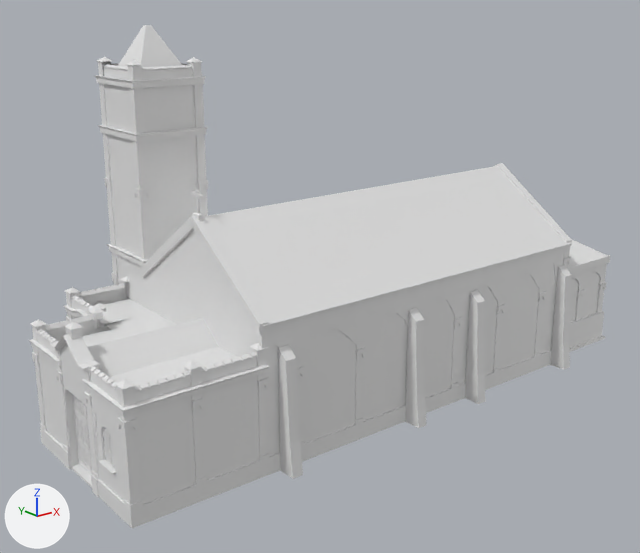
The Blender file Utils/Modelos/igreja matriz.blend: old version first, new version second.
Before and after are seen from a 50 mm camera at (-24.8, -38.9, 22.2) aimed at (6.1, -0.2, 6.7). Every picture has the same lights, and +X, +Y and +Z are marked at lower left.
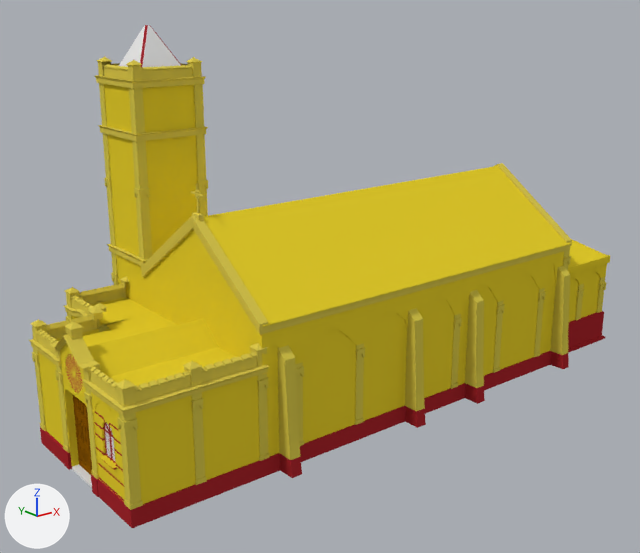
Changed parts and their boxes (x1, y1, x2, y2) in the pictures (640 x 553 px; the box of a moved part takes in the faces that stretch with it):
'Cube.001', recoloured (white to yellow)
    both: (30, 56, 268, 407)
'Cube.005', shown
    after: (64, 353, 83, 395)
'Cube.003', deleted
    before: (191, 184, 204, 214)
part 1 of me_cube_003, added (brown)
    after: (73, 395, 92, 475)
part 2 of me_cube_003, deleted
    before: (279, 345, 303, 479)
part 3 of me_cube_003, deleted
    before: (405, 308, 427, 428)
part 4 of me_cube_003, deleted
    before: (465, 290, 486, 404)
part 5 of me_cube_003, deleted
    before: (550, 266, 571, 370)
part 6 of me_cube_004, added (yellow)
    after: (550, 266, 570, 369)
part 7 of me_cube_004, added (yellow)
    after: (278, 345, 302, 478)
part 8 of me_cube_004, added (yellow)
    after: (405, 308, 426, 428)
part 9 of me_cube_004, added (yellow)
    after: (465, 290, 485, 404)
part 10 of me_cube_004, recoloured (white to yellow)
    both: (32, 83, 606, 510)
part 11 of me_cube_004, recoloured (white to red)
    both: (63, 449, 99, 497)
part 12 of me_plane, added
    after: (191, 184, 204, 214)
part 13 of me_plane, recoloured (white to yellow)
    both: (29, 75, 572, 416)
part 14 of me_cube_001, rebuilt
    before: (118, 25, 182, 67)
    after: (119, 25, 181, 67)
part 15 of me_cube_001, moved or reshaped
    both: (38, 343, 125, 501)
part 16 of me_cube_001, recoloured (white to yellow)
    both: (40, 84, 610, 504)
part 17 of me_cube_001, recoloured (white to red)
    both: (40, 311, 605, 528)

Diff of the bpy script that builds the scene:
```diff
--- a/Utils/Modelos/igreja matriz.blend.py
+++ b/Utils/Modelos/igreja matriz.blend.py
@@ mat_material_003 @@
+mat_material_003 = diffuse_material('Material.003')
+mat_material_003.base_color = (0.386, 0.0212, 0.0273)  # red #a7282e
@@ mat_material_005 @@
+mat_material_005 = diffuse_material('Material.005')
+mat_material_005.base_color = (0.8, 0.627, 0.0256)  # yellow #e7cf2c
@@ mat_material_008 @@
+mat_material_008 = diffuse_material('Material.008')
+mat_material_008.base_color = (0.698, 0.572, 0.076)  # yellow #dac74e
@@ mat_material_010 @@
+mat_material_010 = diffuse_material('Material.010')
+mat_material_010.base_color = (0.386, 0.0212, 0.0273)  # red #a7282e
@@ mat_material_007 @@
+mat_material_007 = diffuse_material('Material.007')
+mat_material_007.base_color = (0.687, 0.578, 0.072)  # yellow #d8c84c
@@ me_cube_003 @@
 # used by ob_cube_002; location = (-1.16, -9.86, 1.52); scale = (1.83, 1.83, 6.87)
-me_cube_003.from_pydata(...)  # 48 vertices, 32 faces; spans x -0.48..11.43, y 0.84..1.41, z -0.21..0.73
+me_cube_003.from_pydata(...)  # 598 vertices, 552 faces; spans x -9.63..-9.34, y -3.33..-0.75, z -0.88..3.38
+# me_cube_003 part 1: 598 vertices added at x -9.63..-9.34, y -3.33..-0.75, z -0.88..3.38
+# me_cube_003 part 2: 12 vertices removed from x -0.48..-0.14, y 0.84..1.41, z -0.21..0.73
+# me_cube_003 part 3: 12 vertices removed from x 4.16..4.49, y 0.84..1.41, z -0.21..0.73
+# me_cube_003 part 4: 12 vertices removed from x 6.78..7.11, y 0.84..1.41, z -0.21..0.73
+# me_cube_003 part 5: 12 vertices removed from x 11.1..11.43, y 0.84..1.41, z -0.21..0.73
+me_cube_003.materials.append(mat_material_011)  # brown #8b5704
@@ me_cube_004 @@
 # used by ob_cube_004; location = (-9.96, 1.97, 7.08); scale = (0.598, 0.598, 0.598)
-me_cube_004.from_pydata(...)  # 1635 vertices, 1028 faces, 6 loose edges; spans x -0.3..59.7, y -15.7..10.2, z -11.8..18.2
+me_cube_004.from_pydata(...)  # 1709 vertices, 1065 faces, 6 loose edges; spans x -0.3..59.7, y -17.1..10.2, z -11.8..18.2
+# me_cube_004 part 6: a new loose piece of 20 vertices spanning x 48.7..49.7, y -17.1..-15.3, z -11.8..-0.9
+# me_cube_004 part 7: a new loose piece of 18 vertices spanning x 13.2..14.3, y -17.1..-15.3, z -11.8..-0.9
+# me_cube_004 part 8: a new loose piece of 18 vertices spanning x 27.4..28.5, y -17.1..-15.3, z -11.8..-0.9
+# me_cube_004 part 9: a new loose piece of 18 vertices spanning x 35.5..36.5, y -17.1..-15.3, z -11.8..-0.9
+# me_cube_004 part 10: 1020 faces spanning x -0.3..59.7, y -15.7..10.2, z -10.2..18.2 switch from no material to mat_material_007 (yellow #d8c84c)
+# me_cube_004 part 11: 8 faces spanning x -0.3..0.0, y -9.9..-3.5, z -11.8..-10.2 switch from no material to mat_material_010 (red #a7282e)
@@ me_plane @@
 # used by ob_plane; location = (-1.76, 8.2, 15.08); rotation_euler = (-1.571, 0.0, 0.0), in degrees (-90, 0, 0)
-me_plane.from_pydata(...)  # 270 vertices, 206 faces, 1 loose edge; spans x -8.4..22.1, y -3.1..9.6, z -15.6..0.0
+me_plane.from_pydata(...)  # 346 vertices, 272 faces, 1 loose edge; spans x -8.4..22.1, y -3.1..9.6, z -15.6..0.0
+# me_plane part 12: a new loose piece of 36 vertices spanning x -1.0..-0.9, y 1.5..3.0, z -10.4..-9.3, in mat_material_008 (yellow #dac74e)
+# me_plane part 13: 206 faces spanning x -8.4..22.1, y -3.1..9.6, z -15.6..0.0 switch from no material to mat_material_008 (yellow #dac74e)
@@ me_cube_002 @@
 me_cube_002.from_pydata(...)  # 1661 vertices, 1210 faces, 11 loose edges; spans x -0.9..10.6, y -0.2..15.1, z -1.0..12.6
+me_cube_002.materials.append(mat_material_009)  # yellow #dac74c
@@ me_cube_001 @@
-me_cube_001.from_pydata(...)  # 1766 vertices, 1217 faces, 3 loose edges; spans x -10.2..25.8, y -7.4..8.0, z -1.1..19.8
+me_cube_001.from_pydata(...)  # 1445 vertices, 767 faces, 3 loose edges; spans x -10.2..25.8, y -7.4..8.0, z -1.1..19.8
+# me_cube_001 part 14: the loose piece of 8 vertices spanning x -2.7..1.0, y 4.0..7.7, z 16.6..19.8 is rebuilt with 16 vertices and now spans x -2.7..1.0, y 4.0..7.7, z 16.6..19.8
+# me_cube_001 part 15: 132 vertices moved from x -10.1..-9.9, y -6.6..-4.5, z 1.0..3.4 to x -10.2..-9.9, y -6.7..-4.0, z 0.7..3.4; 1045 vertices removed from x -10.2..-9.3, y -5.9..-0.9, z -0.9..5.6; 716 vertices added at x -10.2..-9.6, y -6.7..-1.0, z -0.1..6.2
+# me_cube_001 part 16: 203 faces spanning x -10.0..25.8, y -7.4..7.9, z -1.0..16.7 switch from no material to mat_material_005 (yellow #e7cf2c)
+# me_cube_001 part 17: 71 faces spanning x -10.1..25.8, y -7.3..8.0, z -1.1..2.9 switch from no material to mat_material_003 (red #a7282e)
+me_cube_001.materials.append(mat_material_006)  # white #e7e7e7
@@ ob_cube_003 @@
-ob_cube_003 = bpy.data.objects.new('Cube.003', me_cube)
@@ ob_cube_005 @@
 ob_cube_005 = bpy.data.objects.new('Cube.005', me_cube_005)
-ob_cube_005.location = (-5.15, 6.27, 7.0)
-ob_cube_005.hide_set(True)  # its collection is switched off
+ob_cube_005.location = (0.0, 0.0, 1.07)
```
